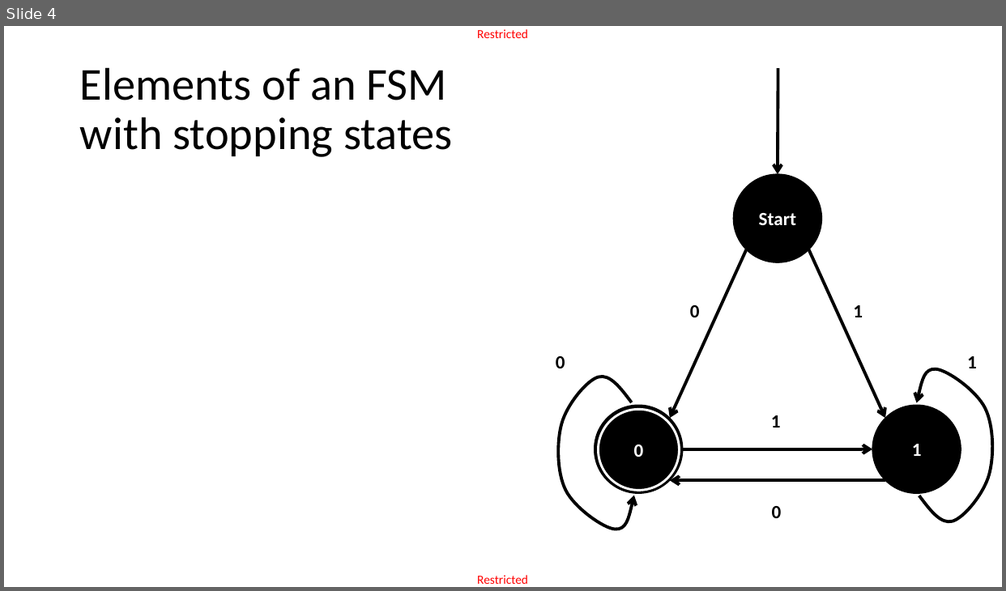
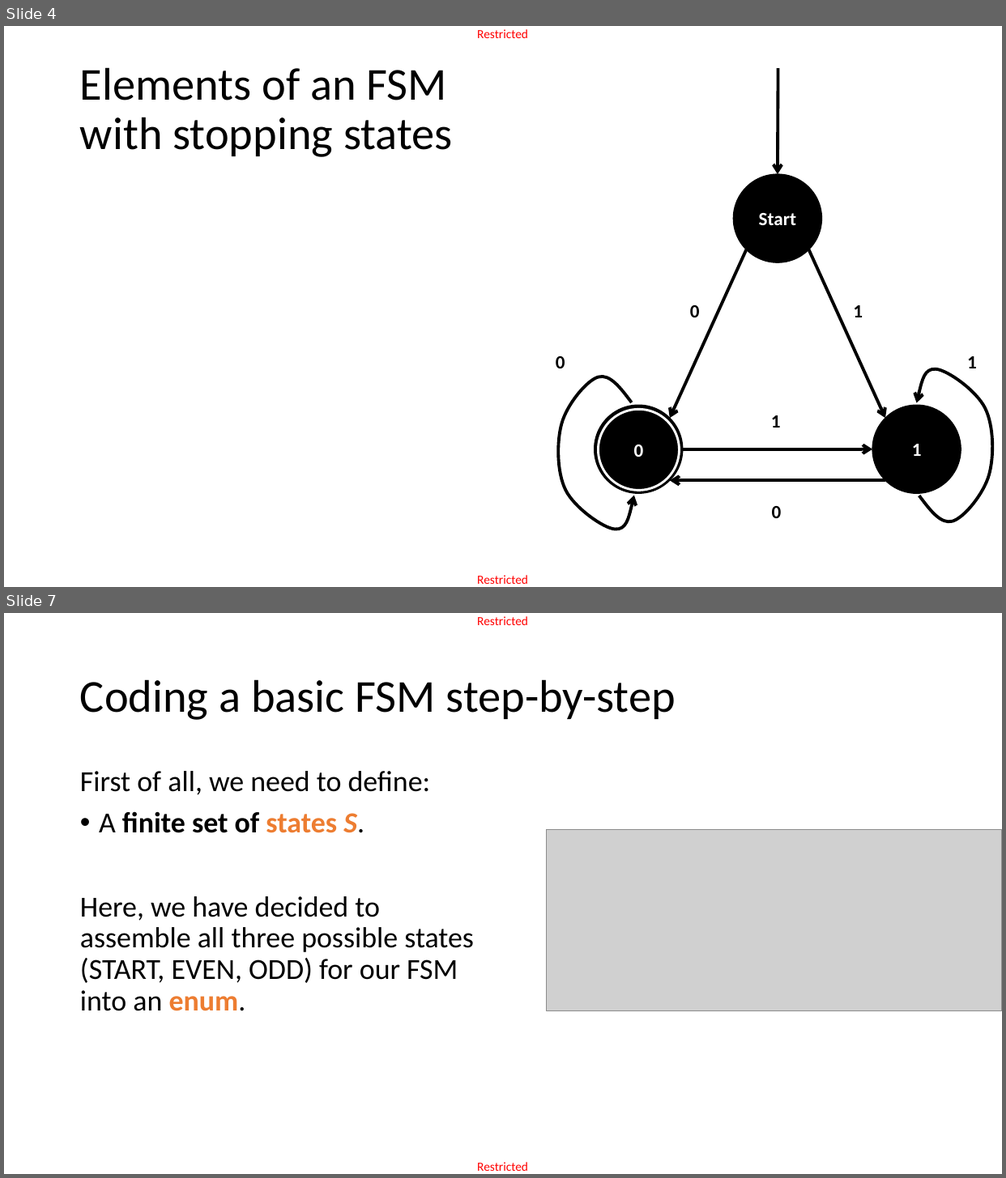
Before and after one commit to matthieudemari/SUTD_PLC_50_051, a slide deck: W9/W9S1/W9S1.pptx. Shown one above the other, each under a label of ours: slide 4 before the commit, slides 4 and 7 after it; the slides between them are not shown. The pictures are 1006x591 and 1006x1178 pixels, drawn with LibreOffice and Linux fonts; fonts in the diff are those of the drawing; grey boxes stand for pictures. Boxes give left, top, right and bottom in pixels: in the first picture for what was removed or moved away, otherwise in the second. Text is boxed around its words. In the diff, an @@ line names an element or a change of style, - is before the commit and + after.

Commit message:
Done with FSM lecture and FSM implementation in C, starting RegEx.

```diff
--- a/W9/W9S1/W9S1.pptx
+++ b/W9/W9S1/W9S1.pptx
@@ slide 7 added at (x1=4, y1=613, x2=1002, y2=1174), background #FFFFFF; not listed: 2 template elements that a slide beside it also shows @@
@@ title added at (x1=80, y1=679, x2=675, y2=720), 44 pt, text #000000 @@
+Coding a basic FSM step-by-step
@@ text added at (x1=80, y1=771, x2=474, y2=1012), 28 pt, text #000000 @@
+First of all, we need to define:
+• A finite set of states S.
+Here, we have decided to assemble all three possible states (START, EVEN, ODD) for our FSM into an enum.
@@ picture added at (x1=547, y1=830, x2=1002, y2=1012) @@
```
Also in this commit, not shown: 2 slides changed, 27 other slides added, 9 other files.
